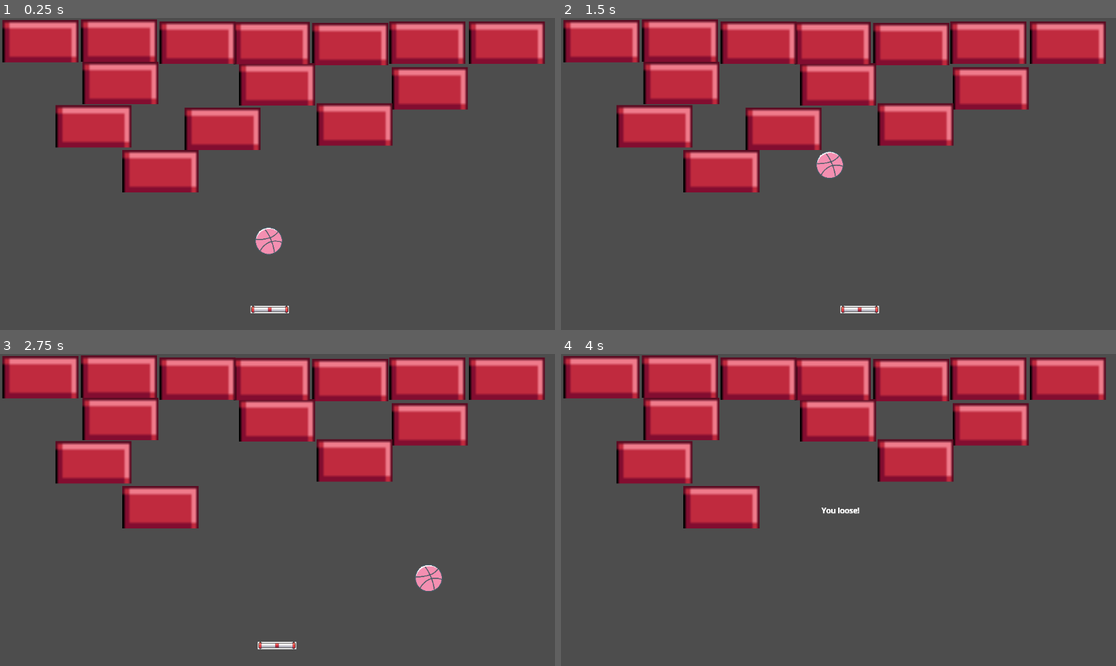
Above: before the commit, frames 1-4 (two rows, left to right).
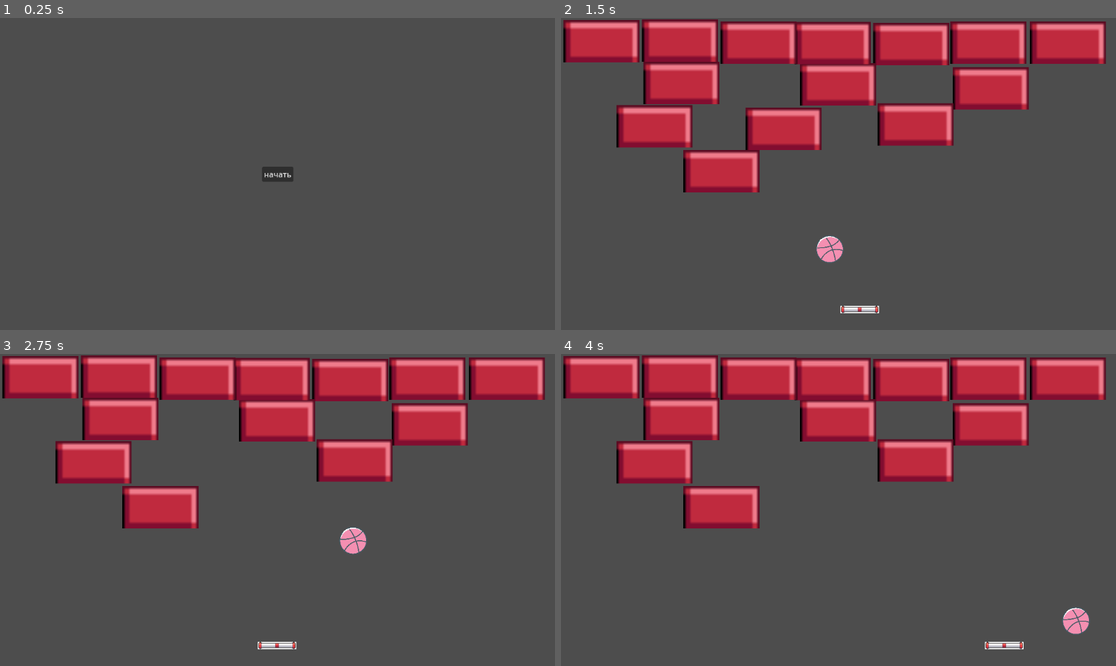
Above: after the commit, the same moments.

Repository: AkarinM/Arkanoid3000
Game: Godot game, scene res://start/start.tscn
Same seed, same stepped clock (60 frames per second), same inputs: the game is played once before the commit and once after it. Before the commit the project starts from res://level/level.tscn.
Inputs (mouse positions are in pixels of both pictures, inside the frame that each line leads up to):
- Up to frame 1 (0.25 s): no input
- Up to frame 2 (1.5 s): click (838, 174) at 0.5 s, where only the run after the commit has a clickable "начать"; hold Right (ui_right) from 1.28 s (still down)
- Up to frame 3 (2.75 s): release Right (ui_right) at 2.03 s; hold Left (ui_left) from 2.03 s (still down)
- Up to frame 4 (4 s): release Left (ui_left) at 2.78 s; hold Right (ui_right) from 2.78 s (still down)

The runs differ from the first frame. In frame 1, 27% of the frame differs, in the area x 0-99%, y 0-95%; in frame 2, 0.6%; in frame 3, 0.6%; in frame 4, 0.6%.

Commit message:
Кнопка старта.

Diff:
--- /dev/null
+++ b/common/common.gd
@@ -0,0 +1,4 @@
+extends Node
+
+func change_scene(path):
+	get_tree().change_scene_to_file(path)
--- a/level/level.gd
+++ b/level/level.gd
@@ -14,11 +14,8 @@
 	Signals_bus.block_destroyed.connect(_on_block_destroyed)
 	Signals_bus.ball_down.connect(_on_ball_dawn)
 
-	#for child in get_children():
-		#if child.has_signal("ready"):
-			#await child.ready
-
 	num_blocks = get_tree().get_nodes_in_group('blocks').size()
+	board_pos_y = $Board.position.y
 
 
 
@@ -45,6 +42,7 @@
 	$Ball.hide()
 	$Board.hide()
 
+
 	var label = preload('res://label/label.tscn').instantiate()
 	var text = win_text if win else loose_text
 
--- a/project.godot
+++ b/project.godot
@@ -11,13 +11,14 @@
 [application]
 
 config/name="arkanoid3000"
-run/main_scene="res://level/level.tscn"
+run/main_scene="res://start/start.tscn"
 config/features=PackedStringArray("4.3", "Mobile")
 config/icon="res://icon.svg"
 
 [autoload]
 
 Signals_bus="*res://common/signals.gd"
+Common="*res://common/common.gd"
 
 [editor]
 
--- /dev/null
+++ b/start/start.gd
@@ -0,0 +1,17 @@
+extends Control
+
+var level_path = 'res://level/level.tscn'
+
+
+# Called when the node enters the scene tree for the first time.
+func _ready() -> void:
+	pass # Replace with function body.
+
+
+# Called every frame. 'delta' is the elapsed time since the previous frame.
+func _process(delta: float) -> void:
+	pass
+
+
+func _on_button_pressed() -> void:
+	Common.change_scene(level_path)
--- /dev/null
+++ b/start/start.tscn
@@ -0,0 +1,29 @@
+[gd_scene load_steps=2 format=3 uid="uid://feumgbyrpste"]
+
+[ext_resource type="Script" path="res://start/start.gd" id="1_i1jgo"]
+
+[node name="Start" type="Control"]
+layout_mode = 3
+anchors_preset = 15
+anchor_right = 1.0
+anchor_bottom = 1.0
+grow_horizontal = 2
+grow_vertical = 2
+script = ExtResource("1_i1jgo")
+
+[node name="Button" type="Button" parent="."]
+layout_mode = 1
+anchors_preset = 8
+anchor_left = 0.5
+anchor_top = 0.5
+anchor_right = 0.5
+anchor_bottom = 0.5
+offset_left = -32.5
+offset_top = -15.5
+offset_right = 32.5
+offset_bottom = 15.5
+grow_horizontal = 2
+grow_vertical = 2
+text = "начать"
+
+[connection signal="pressed" from="Button" to="." method="_on_button_pressed"]
